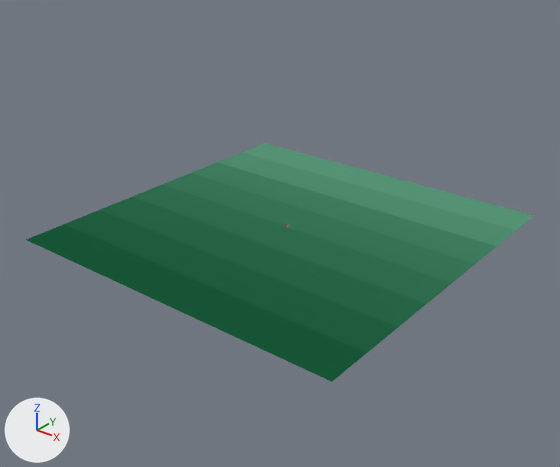
Two versions of the Blender file FZtarOGL/Content/workfiles/models/allModels.blend, one commit apart.
Rendered twice from a camera (50 mm lens) standing at (119.4, -153.0, 92.0) and looking at (-1.3, -2.0, -1.6). Arrows for +X, +Y and +Z are at lower left; the lights stay in place. The same objects are shown in both versions, whatever each file hides.

Names of what the first picture shows: 'floor'.
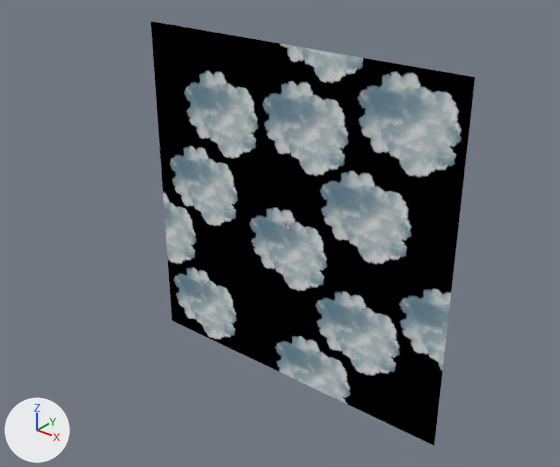
What the commit changed:
Picture 'cloudsFloor.png' (img_cloudsfloor_png) is new.
Material 'MaterialPlane' (mat_materialplane) changes its picture from img_floor_png to img_cloudsfloor_png.
me_plane has 4 vertices, 1 face and spans x -50.0..50.0, y -50.0..50.0, z 0.0.
me_plane is used by ob_floor; location (0.0, 0.0, 0.0).
Part 1, on me_plane:
Vertex 0 of me_plane moves from (-50.0, -50.0, 0.0) at pixel (25, 239) to (-50.0, 0.0, 50.0) at pixel (150, 21).
Vertex 1 of me_plane moves from (50.0, -50.0, 0.0) at pixel (331, 381) to (50.0, 0.0, 50.0) at pixel (475, 77).
Vertex 2 of me_plane moves from (-50.0, 50.0, 0.0) at pixel (264, 143) to (-50.0, 0.0, -50.0) at pixel (172, 320).
Vertex 3 of me_plane moves from (50.0, 50.0, 0.0) at pixel (534, 215) to (50.0, 0.0, -50.0) at pixel (434, 445).

Boxes [x1, y1, x2, y2] around the edits, measured in the pictures (560 x 467 px):
'floor', surface changed, reshaped (36% narrower, 77% taller)
    before: [26, 143, 534, 382]
    after: [151, 21, 475, 445]
